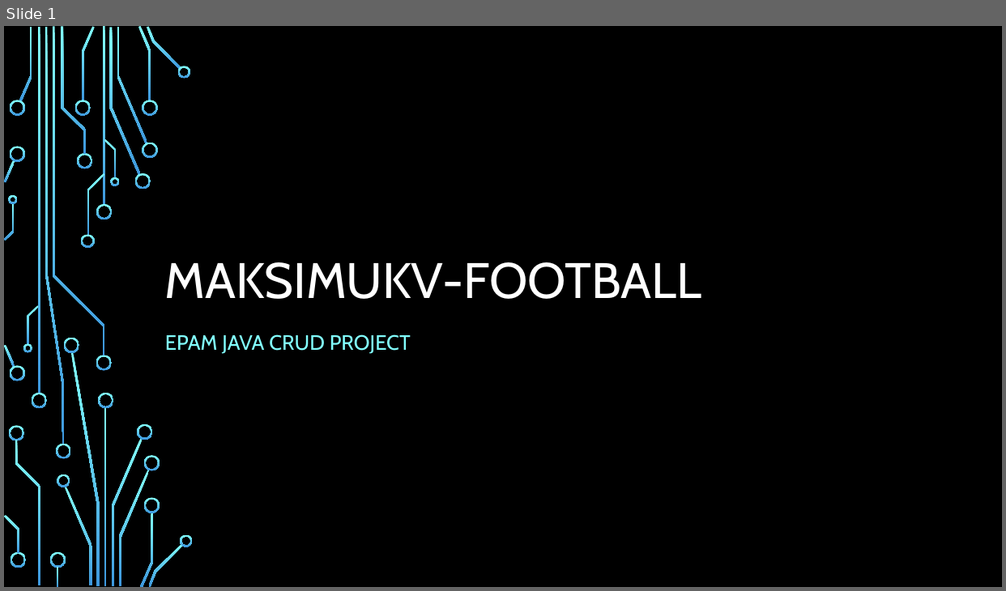
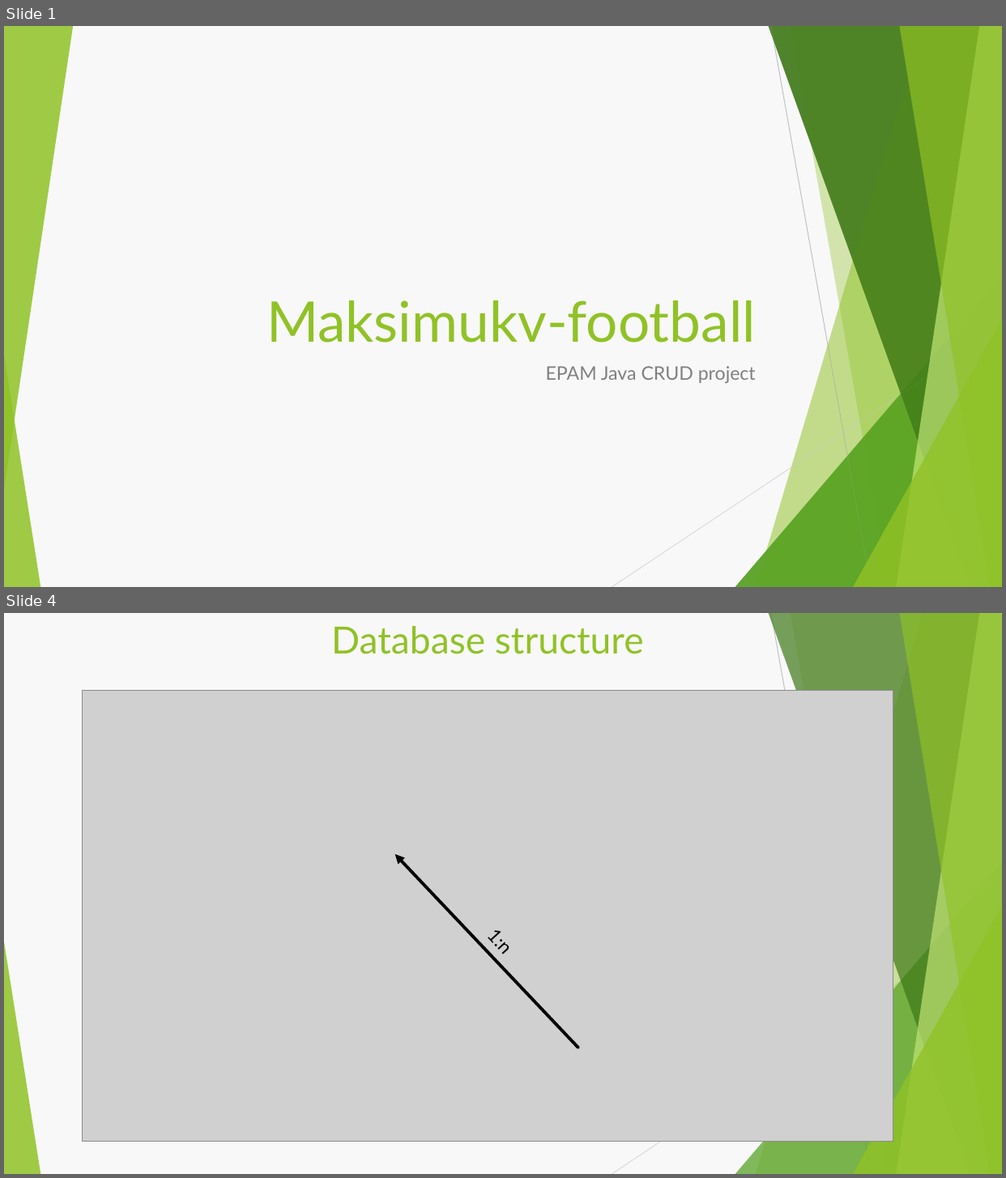
Before and after one commit to Brest-Java-Course-2021/MaksimukV-football, a slide deck: documentation/about/Maksimukv-football-shortened.pptx. Shown one above the other, each under a label of ours: slide 1 before the commit, slides 1 and 4 after it; the slides between them are not shown. The pictures are 1006x591 and 1006x1178 pixels, drawn with LibreOffice and Linux fonts; fonts in the diff are those of the drawing; grey boxes stand for pictures; background and template pictures are left out. Boxes give left, top, right and bottom in pixels: in the first picture for what was removed or moved away, otherwise in the second. Text is boxed around its words. In the diff, an @@ line names an element or a change of style, - is before the commit and + after.

```diff
--- a/documentation/about/Maksimukv-football-shortened.pptx
+++ b/documentation/about/Maksimukv-football-shortened.pptx
@@ slide 4 added at box(4, 613, 1002, 1174), background #F8F8F8; not listed: 10 template elements that a slide beside it also shows @@
@@ title added at box(331, 626, 644, 654), 36 pt, text #90C226 @@
+Database structure
@@ picture added at box(82, 691, 893, 1142) @@
@@ arrow added from (578, 1048) to (394, 854), #000000 3 pt @@
@@ text added at box(483, 937, 513, 948), 18 pt, text #000000 @@
+1:n
@@ slide 1 changed as well @@
@@ background picture (left out) to #F8F8F8 @@
@@ group added at box(4, 26, 1002, 587): 5 freeform shapes, 3 triangles, 2 lines @@
@@ title at box(266, 301, 756, 343): text changed; size 48 to 54 pt; font Cabin to Lato; text colour #FFFFFF to #90C226 @@
-MAKSIMUKV-FOOTBALL
+Maksimukv-football
@@ group added at box(4, 26, 1002, 587): 5 freeform shapes, 3 triangles @@
@@ subtitle at box(546, 366, 756, 383): text changed; size 20 to 18 pt; font Cabin to Lato; text colour #82FFFF to #808080 @@
-EPAM JAVA CRUD PROJECT
+EPAM Java CRUD project
@@ group removed at box(4, 26, 193, 587): 50 freeform shapes, 4 rectangles @@
```
Also in this commit, not shown: 1 other slide changed, 4 other slides added, 9 slides removed, 9 other files.
